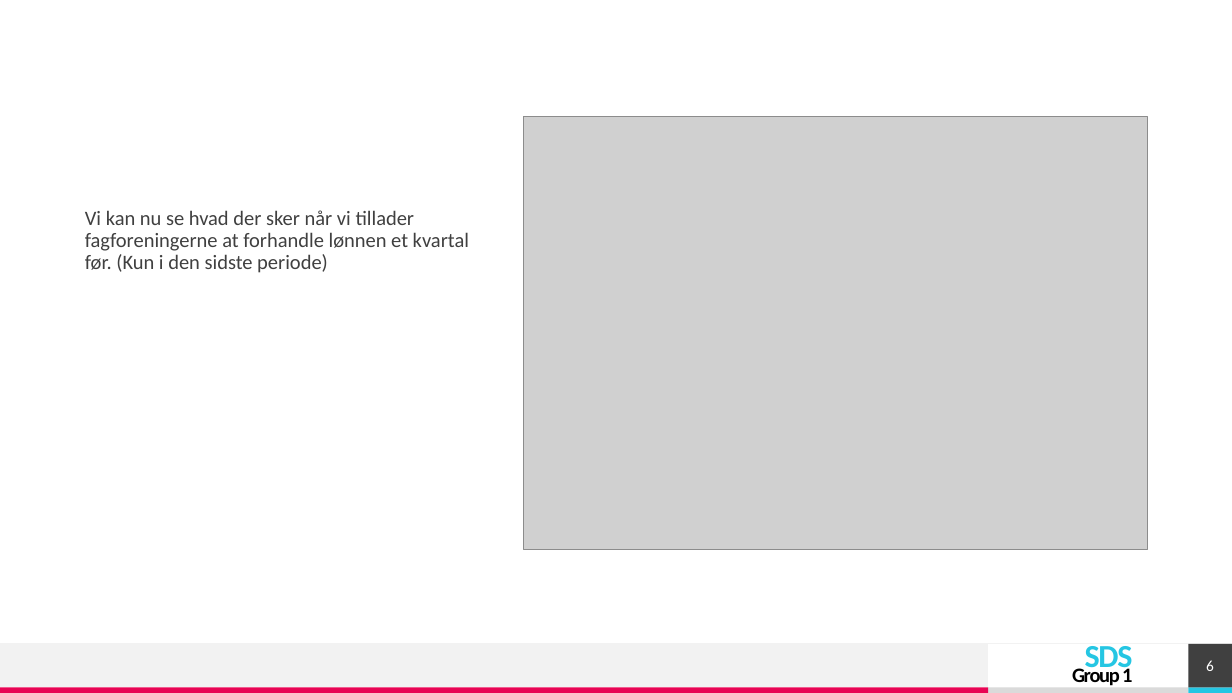
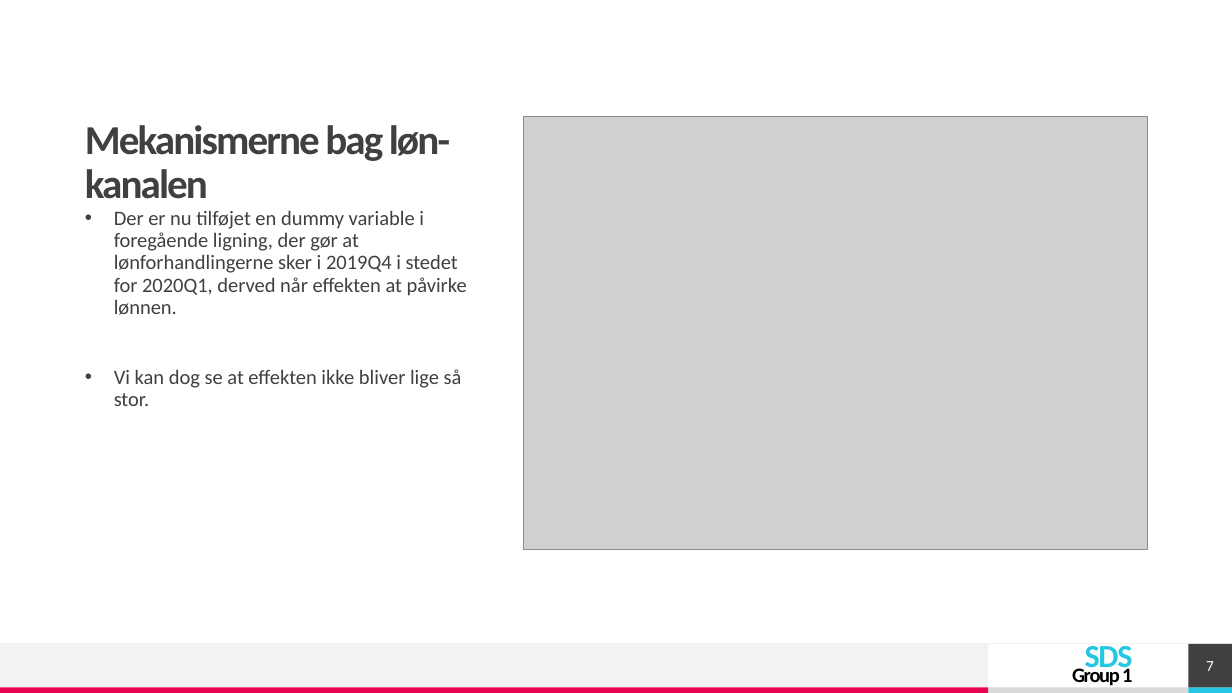
Before and after one commit to simonmig10/komp_r, a slide deck: slide 7 of PP-Eksamen.pptx (slide 6 before the commit). Drawn at 1232x693 pixels with LibreOffice and Linux fonts; fonts in the diff are those of the drawing; grey boxes stand for pictures. Boxes give left, top, right and bottom in pixels: in the first picture for what was removed or moved away, otherwise in the second. Text is boxed around its words. In the diff, an @@ line names an element or a change of style, - is before the commit and + after.

```diff
--- a/PP-Eksamen.pptx
+++ b/PP-Eksamen.pptx
@@ title added at (85,125,450,199), 32 pt, text #404040, bold @@
+Mekanismerne bag løn-kanalen
@@ text at (114,210,467,406): text changed @@
-Vi kan nu se hvad der sker når vi tillader fagforeningerne at forhandle lønnen et kvartal før. (Kun i den sidste periode)
+• Der er nu tilføjet en dummy variable i foregående ligning, der gør at lønforhandlingerne sker i 2019Q4 i stedet for 2020Q1, derved når effekten at påvirke lønnen.
+• Vi kan dog se at effekten ikke bliver lige så stor.
@@ page number at (1206,661,1214,671): text changed @@
-6
+7
```
Also in this commit, not shown: 3 other slides changed, 3 slides added, 2 slides removed.
